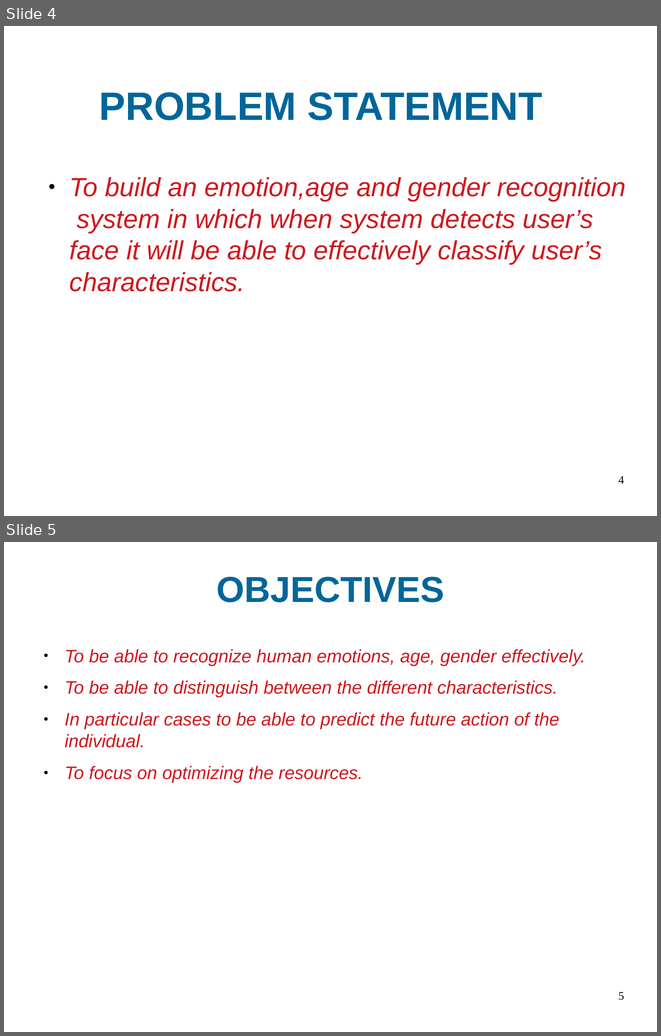
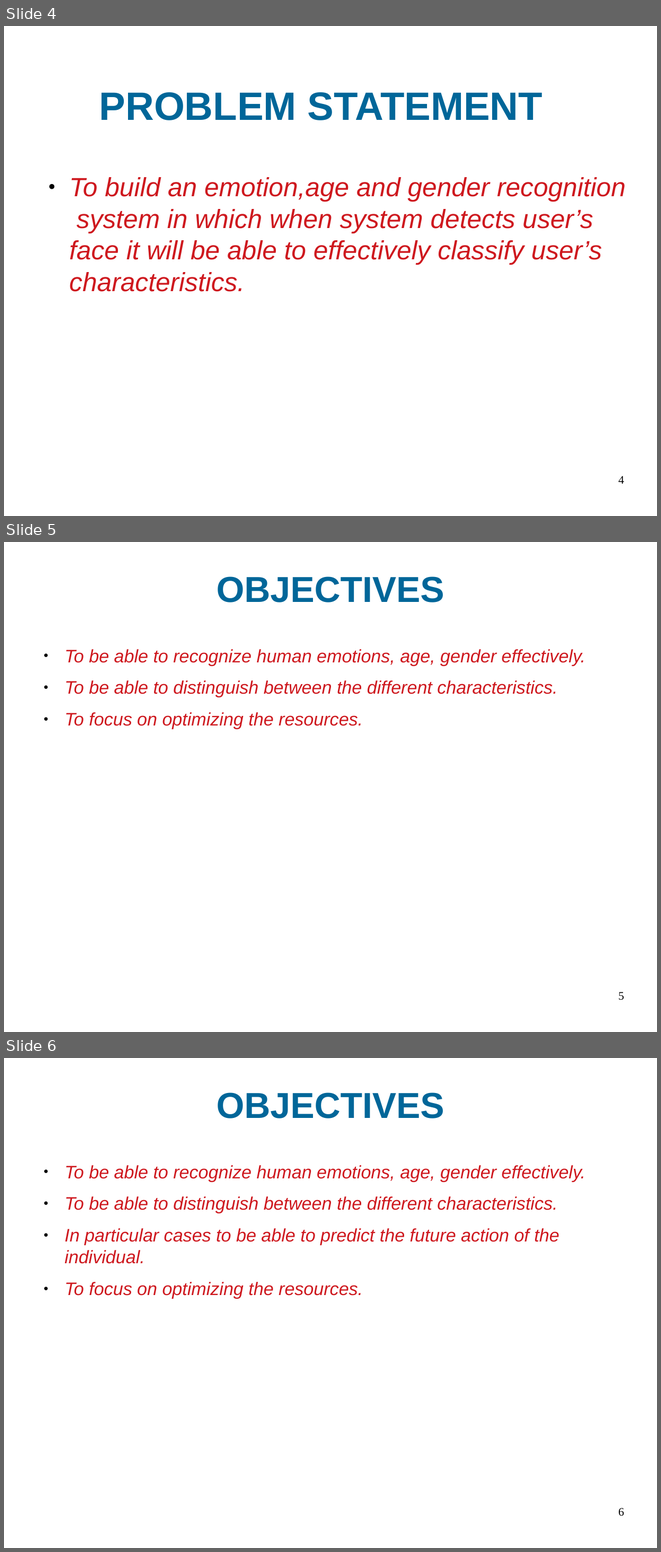
Before and after one commit to mushkanT/Final-Year-Project, a slide deck: sem7(1)(1).odp. Shown one above the other, each under a label of ours: slides 4 and 5 before the commit, slides 4, 5 and 6 after it. The pictures are 661x1036 and 661x1552 pixels, drawn with LibreOffice and Linux fonts; fonts in the diff are those of the drawing; background and template pictures are left out. Boxes give left, top, right and bottom in pixels: in the first picture for what was removed or moved away, otherwise in the second. Text is boxed around its words. In the diff, an @@ line names an element or a change of style, - is before the commit and + after.

```diff
--- a/sem7(1)(1).odp
+++ b/sem7(1)(1).odp
@@ slide 5 added at (4,542,657,1032), background #FFFFFF @@
@@ title added at (217,576,444,602), 43.8 pt, text #006699, bold @@
+OBJECTIVES
@@ text added at (64,649,585,729), 22 pt, text #CE181E, italic @@
+● To be able to recognize human emotions, age, gender effectively.
+● To be able to distinguish between the different characteristics.
+● To focus on optimizing the resources.
@@ page number added at (618,991,624,1000), 14 pt, text #000000 @@
+5
@@ what was slide 5 is now slide 6 @@
@@ page number at (618,1507,624,1516): text changed @@
-5
+6
```
